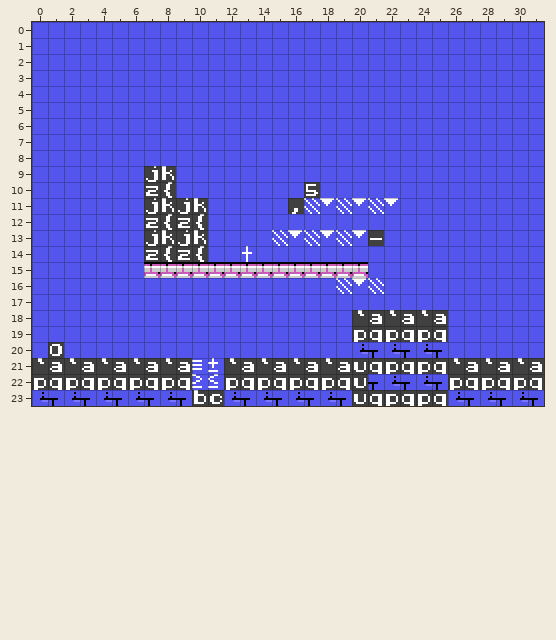
Tiled map, stored at games/stevedore/maps/stage_13.tmx. Above: the version before the commit.
Cells are 8x8 px. Shown: x 0..31, y 0..23.
After:
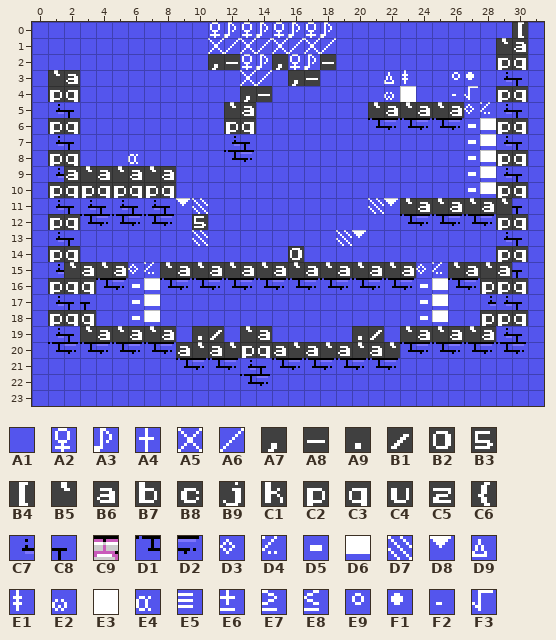
Key: from "charset": A1 0, A2 12, A3 13, A4 16, A5 28, A6 29, A7 44, A8 45, A9 46, B1 47, B2 48, B3 53, B4 91, B5 96, B6 97, B7 98, B8 99, B9 106, C1 107, C2 112, C3 113, C4 117, C5 122, C6 123, C7 128, C8 129, C9 138, D1 144, D2 145, D3 188, D4 189, D5 196, D6 197, D7 204, D8 205, D9 216, E1 217, E2 218, E3 219, E4 224, E5 240, E6 241, E7 242, E8 243, E9 248, F1 249, F2 250, F3 251.
__ is an empty cell, .. an unchanged one.
Author's note on the commit: Charset improvements (wood, ship) New stages (draft!)
Diff:
--- layer "Capa de Patrones 1"
@@ x 0..31 @@
- 0 .. .. .. .. .. .. .. .. .. .. .. A1 A1 A1 A1 A1 A1 A1 A1 .. .. .. .. .. .. .. .. .. .. .. A1 ..
- 1 .. .. .. .. .. .. .. .. .. .. .. A1 A1 A1 A1 A1 A1 A1 A1 .. .. .. .. .. .. .. .. .. .. A1 A1 ..
- 2 .. .. .. .. .. .. .. .. .. .. .. A1 A1 A1 A1 A1 A1 A1 A1 .. .. .. .. .. .. .. .. .. .. A1 A1 ..
- 3 .. A1 A1 .. .. .. .. .. .. .. .. .. .. A1 A1 .. A1 A1 .. .. .. .. A1 A1 .. .. A1 A1 .. A1 A1 ..
- 4 .. A1 A1 .. .. .. .. .. .. .. .. .. .. A1 A1 .. .. .. .. .. .. .. A1 A1 .. .. A1 A1 .. A1 A1 ..
- 5 .. A1 A1 .. .. .. .. .. .. .. .. .. A1 A1 .. .. .. .. .. .. .. A1 A1 A1 A1 A1 A1 A1 A1 A1 A1 ..
- 6 .. A1 A1 .. .. .. .. .. .. .. .. .. A1 A1 .. .. .. .. .. .. .. A1 A1 A1 A1 A1 A1 A1 A1 A1 A1 ..
- 7 .. A1 A1 .. .. .. .. .. .. .. .. .. A1 A1 .. .. .. .. .. .. .. .. .. .. .. .. .. A1 A1 A1 A1 ..
- 8 .. A1 A1 .. .. .. A1 .. .. .. .. .. A1 A1 .. .. .. .. .. .. .. .. .. .. .. .. .. A1 A1 A1 A1 ..
- 9 .. A1 A1 A1 A1 A1 A1 B9 C1 .. .. .. .. .. .. .. .. .. .. .. .. .. .. .. .. .. .. A1 A1 A1 A1 ..
-10 .. A1 A1 A1 A1 A1 A1 C5 C6 .. .. .. .. .. .. .. .. B3 .. .. .. .. .. .. .. .. .. A1 A1 A1 A1 ..
-11 .. A1 A1 A1 A1 A1 A1 B9 C1 B9 C1 .. .. .. .. .. A7 D7 D8 D7 D8 .. .. A1 A1 A1 A1 A1 A1 A1 A1 ..
-12 .. A1 A1 A1 A1 A1 A1 C5 C6 C5 C6 .. .. .. .. .. .. .. .. .. .. .. .. A1 A1 A1 A1 A1 A1 A1 A1 ..
-13 .. A1 A1 .. .. .. .. B9 C1 B9 C1 .. .. .. .. D7 D8 D7 D8 .. .. A8 .. .. .. .. .. .. .. A1 A1 ..
-14 .. A1 A1 .. .. .. .. C5 C6 C5 C6 .. .. A4 .. .. A1 .. .. .. .. .. .. .. .. .. .. .. .. A1 A1 ..
-15 .. A1 A1 A1 A1 A1 A1 C9 C9 C9 C9 C9 C9 C9 C9 C9 C9 C9 C9 C9 C9 A1 A1 A1 A1 A1 A1 A1 A1 A1 A1 ..
-16 .. A1 A1 A1 A1 A1 A1 A1 A1 A1 A1 A1 A1 A1 A1 A1 A1 A1 A1 D7 D8 D7 A1 A1 A1 A1 A1 A1 A1 A1 A1 ..
-17 .. A1 A1 A1 .. .. A1 A1 .. .. .. .. .. .. .. .. .. .. .. .. .. .. .. .. A1 A1 .. .. A1 A1 A1 ..
-18 .. A1 A1 A1 .. .. A1 A1 .. .. .. .. .. .. .. .. .. .. .. .. B5 B6 B5 B6 B5 B6 .. .. A1 A1 A1 ..
-19 .. A1 A1 A1 A1 A1 A1 A1 A1 .. A1 A1 .. A1 A1 .. .. .. .. .. C2 C3 C2 C3 C2 C3 A1 A1 A1 A1 A1 ..
-20 .. B2 A1 A1 A1 A1 A1 A1 A1 A1 A1 A1 A1 A1 A1 A1 A1 A1 A1 A1 C7 C8 C7 C8 C7 C8 A1 A1 A1 A1 A1 ..
-21 B5 B6 B5 B6 B5 B6 B5 B6 B5 B6 E5 E6 B5 B6 B5 B6 B5 B6 B5 B6 C4 C3 C2 C3 C2 C3 B5 B6 B5 B6 B5 B6
-22 C2 C3 C2 C3 C2 C3 C2 C3 C2 C3 E7 E8 C2 C3 C2 C3 C2 C3 C2 C3 C4 C8 C7 C8 C7 C8 C2 C3 C2 C3 C2 C3
-23 C7 C8 C7 C8 C7 C8 C7 C8 C7 C8 B7 B8 C7 C8 C7 C8 C7 C8 C7 C8 C4 C3 C2 C3 C2 C3 C7 C8 C7 C8 C7 C8
+ 0 .. .. .. .. .. .. .. .. .. .. .. A2 A3 A2 A3 A2 A3 A2 A3 .. .. .. .. .. .. .. .. .. .. .. B4 ..
+ 1 .. .. .. .. .. .. .. .. .. .. .. A5 A6 A5 A6 A5 A6 A5 A6 .. .. .. .. .. .. .. .. .. .. B5 B6 ..
+ 2 .. .. .. .. .. .. .. .. .. .. .. A7 A8 A2 A3 A7 A2 A3 A8 .. .. .. .. .. .. .. .. .. .. C2 C3 ..
+ 3 .. B5 B6 .. .. .. .. .. .. .. .. .. .. A5 A6 .. A7 A8 .. .. .. .. D9 E1 .. .. E9 F1 .. C7 C8 ..
+ 4 .. C2 C3 .. .. .. .. .. .. .. .. .. .. A7 A8 .. .. .. .. .. .. .. E2 E3 .. .. F2 F3 .. C2 C3 ..
+ 5 .. C7 C8 .. .. .. .. .. .. .. .. .. B5 B6 .. .. .. .. .. .. .. B5 B6 B5 B6 B5 B6 D3 D4 C7 C8 ..
+ 6 .. C2 C3 .. .. .. .. .. .. .. .. .. C2 C3 .. .. .. .. .. .. .. D1 D2 D1 D2 D1 D2 D5 D6 C2 C3 ..
+ 7 .. C7 C8 .. .. .. .. .. .. .. .. .. C7 C8 .. .. .. .. .. .. .. .. .. .. .. .. .. D5 D6 C7 C8 ..
+ 8 .. C2 C3 .. .. .. E4 .. .. .. .. .. D1 D2 .. .. .. .. .. .. .. .. .. .. .. .. .. D5 D6 C2 C3 ..
+ 9 .. C7 B6 B5 B6 B5 B6 B5 B6 .. .. .. .. .. .. .. .. .. .. .. .. .. .. .. .. .. .. D5 D6 C7 C8 ..
+10 .. C2 C3 C2 C3 C2 C3 C2 C3 .. .. .. .. .. .. .. .. A1 .. .. .. .. .. .. .. .. .. D5 D6 C2 C3 ..
+11 .. C7 C8 C7 C8 C7 C8 C7 C8 D8 D7 .. .. .. .. .. A1 A1 A1 A1 A1 .. .. B5 B6 B5 B6 B5 B6 B5 C8 ..
+12 .. C2 C3 D1 D2 D1 D2 D1 D2 A1 B3 .. .. .. .. .. .. .. .. .. .. .. .. D1 D2 D1 D2 D1 D2 C2 C3 ..
+13 .. C7 C8 .. .. .. .. A1 A1 A1 D7 .. .. .. .. A1 A1 A1 A1 .. .. A1 .. .. .. .. .. .. .. C7 C8 ..
+14 .. C2 C3 .. .. .. .. A1 A1 A1 A1 .. .. A1 .. .. B2 .. .. .. .. .. .. .. .. .. .. .. .. C2 C3 ..
+15 .. C7 B5 B6 B5 B6 D3 D4 B5 B6 B5 B6 B5 B6 B5 B6 B5 B6 B5 B6 B5 B6 B5 B6 D3 D4 B5 B6 B5 B6 C8 ..
+16 .. C2 C3 C3 D1 D2 D5 D6 D1 D2 D1 D2 D1 D2 D1 D2 D1 D2 D1 D2 D1 D2 D1 D2 D5 D6 D1 D2 C2 C2 C3 ..
+17 .. C7 C8 C8 .. .. D5 D6 .. .. .. .. .. .. .. .. .. .. .. .. .. .. .. .. D5 D6 .. .. C7 C7 C8 ..
+18 .. C2 C3 C3 .. .. D5 D6 .. .. .. .. .. .. .. .. .. .. .. .. A1 A1 A1 A1 D5 D6 .. .. C2 C2 C3 ..
+19 .. C7 C8 B5 B6 B5 B6 B5 B6 .. A9 B1 .. B5 B6 .. .. .. .. .. A9 B1 A1 B5 B6 B5 B6 B5 B6 C7 C8 ..
+20 .. D1 D2 D1 D2 D1 D2 D1 D2 B6 B5 B6 B5 C2 C3 B6 B5 B6 B5 B6 B5 B6 B5 D1 D2 D1 D2 D1 D2 D1 D2 ..
+21 A1 A1 A1 A1 A1 A1 A1 A1 A1 D1 D2 D1 D2 C7 C8 D1 D2 D1 D2 D1 D2 D1 D2 A1 A1 A1 A1 A1 A1 A1 A1 A1
+22 A1 A1 A1 A1 A1 A1 A1 A1 A1 A1 A1 A1 A1 D1 D2 A1 A1 A1 A1 A1 A1 A1 A1 A1 A1 A1 A1 A1 A1 A1 A1 A1
+23 A1 A1 A1 A1 A1 A1 A1 A1 A1 A1 A1 A1 A1 A1 A1 A1 A1 A1 A1 A1 A1 A1 A1 A1 A1 A1 A1 A1 A1 A1 A1 A1
Boxes around the changes in both pictures, in picture pixels (x1, y1, x2, y2):
changed: (32, 22, 544, 406)
